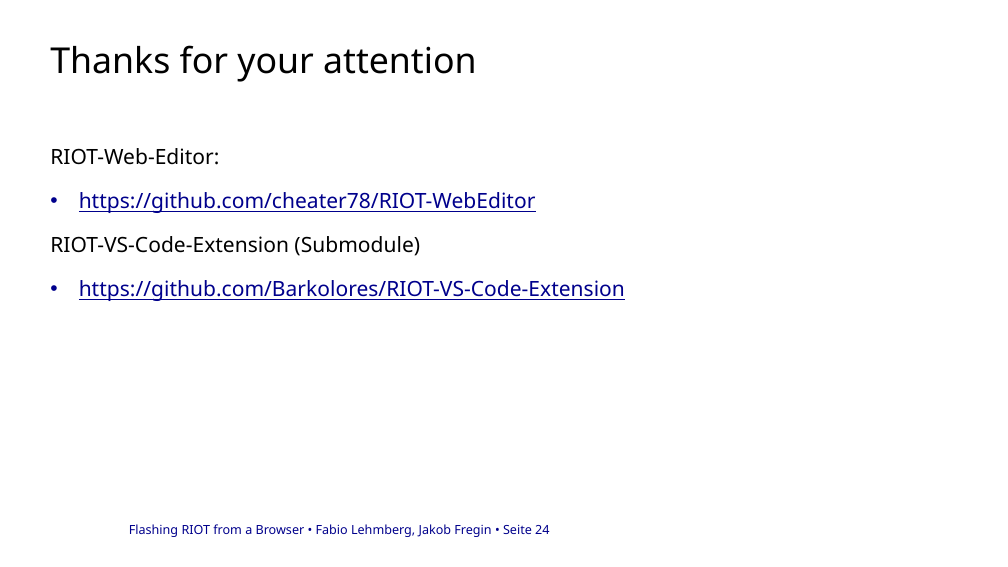
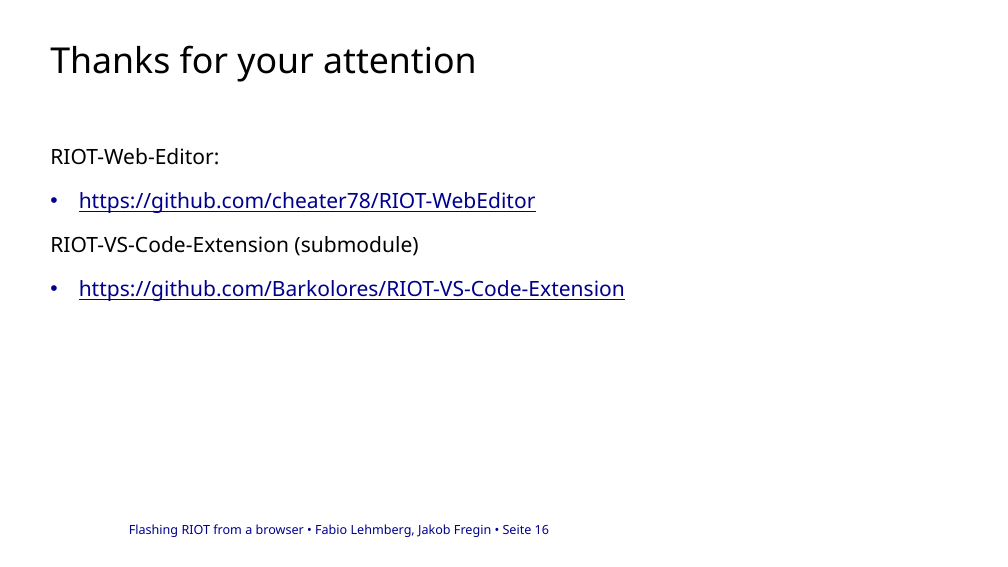
Before and after one commit to cheater78/RIOT-WebEditor, a slide deck: slide 16 of docs/project-log/RIoTPresentation.pptx (slide 24 before the commit). Drawn at 1008x567 pixels with LibreOffice and Linux fonts; fonts in the diff are those of the drawing; background and template pictures are left out. Boxes give left, top, right and bottom in pixels: in the first picture for what was removed or moved away, otherwise in the second. Text is boxed around its words. In the diff, an @@ line names an element or a change of style, - is before the commit and + after.

```diff
--- a/docs/project-log/RIoTPresentation.pptx
+++ b/docs/project-log/RIoTPresentation.pptx
@@ text at box(50, 236, 418, 256): text changed @@
-RIOT-VS-Code-Extension (Submodule)
+RIOT-VS-Code-Extension (submodule)
@@ text at box(129, 524, 549, 537): text changed @@
-Flashing RIOT from a Browser • Fabio Lehmberg, Jakob Fregin • Seite 24
+Flashing RIOT from a browser • Fabio Lehmberg, Jakob Fregin • Seite 16
```
Also in this commit, not shown: 7 other slides changed, 1 slide added, 9 slides removed, 1 other file.
